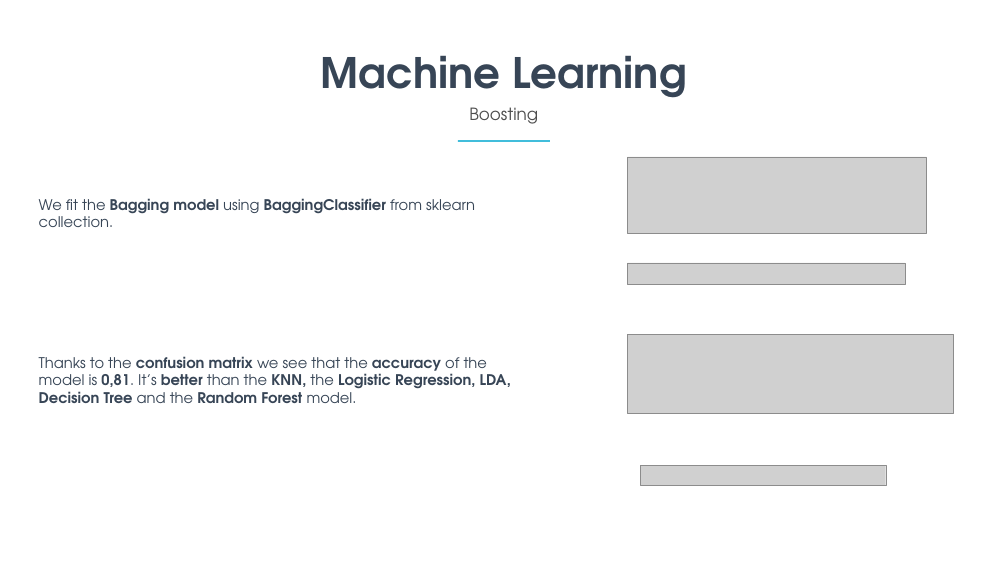
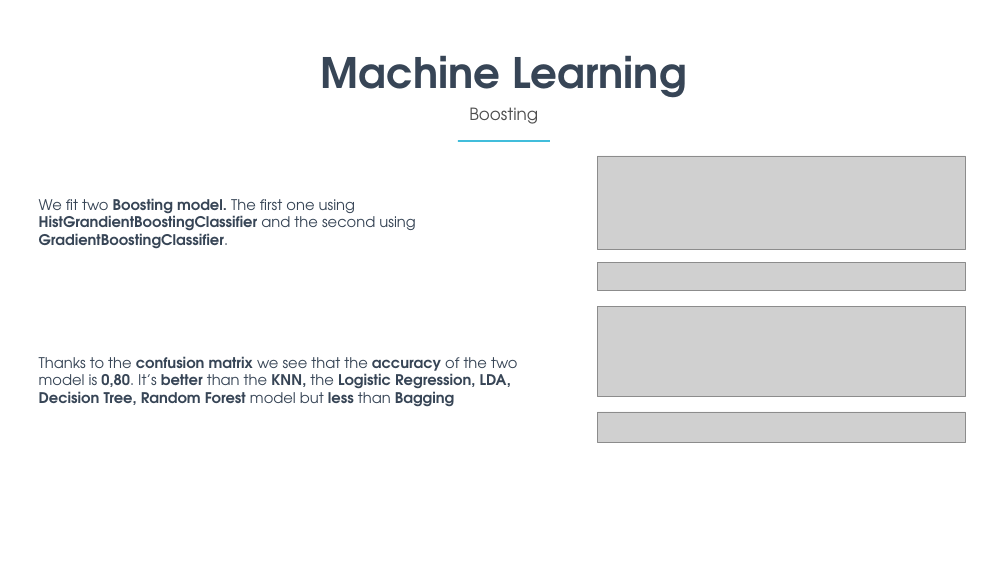
Before and after one commit to Aursen/ObesityAnalysis, a slide deck: slide 16 of Report.pptx. Drawn at 1008x567 pixels with LibreOffice and Linux fonts; fonts in the diff are those of the drawing; grey boxes stand for pictures. Boxes give left, top, right and bottom in pixels: in the first picture for what was removed or moved away, otherwise in the second. Text is boxed around its words. In the diff, an @@ line names an element or a change of style, - is before the commit and + after.

```diff
--- a/Report.pptx
+++ b/Report.pptx
@@ picture: place and size @@
-picture at [628, 157, 926, 233]
+picture at [598, 156, 966, 249]
@@ text at [39, 198, 415, 249]: text changed; bold on @@
-We fit the Bagging model using BaggingClassifier from sklearn collection.
+We fit two Boosting model. The first one using HistGrandientBoostingClassifier and the second using GradientBoostingClassifier.
@@ picture: place and size @@
-picture at [628, 263, 905, 284]
+picture at [598, 262, 966, 290]
@@ picture: place and size @@
-picture at [628, 334, 954, 413]
+picture at [598, 307, 966, 396]
@@ text at [39, 356, 518, 407]: text changed @@
-Thanks to the confusion matrix we see that the accuracy of the model is 0,81. It’s better than the KNN, the Logistic Regression, LDA, Decision Tree and the Random Forest model.
+Thanks to the confusion matrix we see that the accuracy of the two model is 0,80. It’s better than the KNN, the Logistic Regression, LDA, Decision Tree, Random Forest model but less than Bagging
@@ picture: place and size @@
-picture at [641, 465, 886, 485]
+picture at [598, 412, 966, 442]
```
Also in this commit, not shown: 2 slides added.
